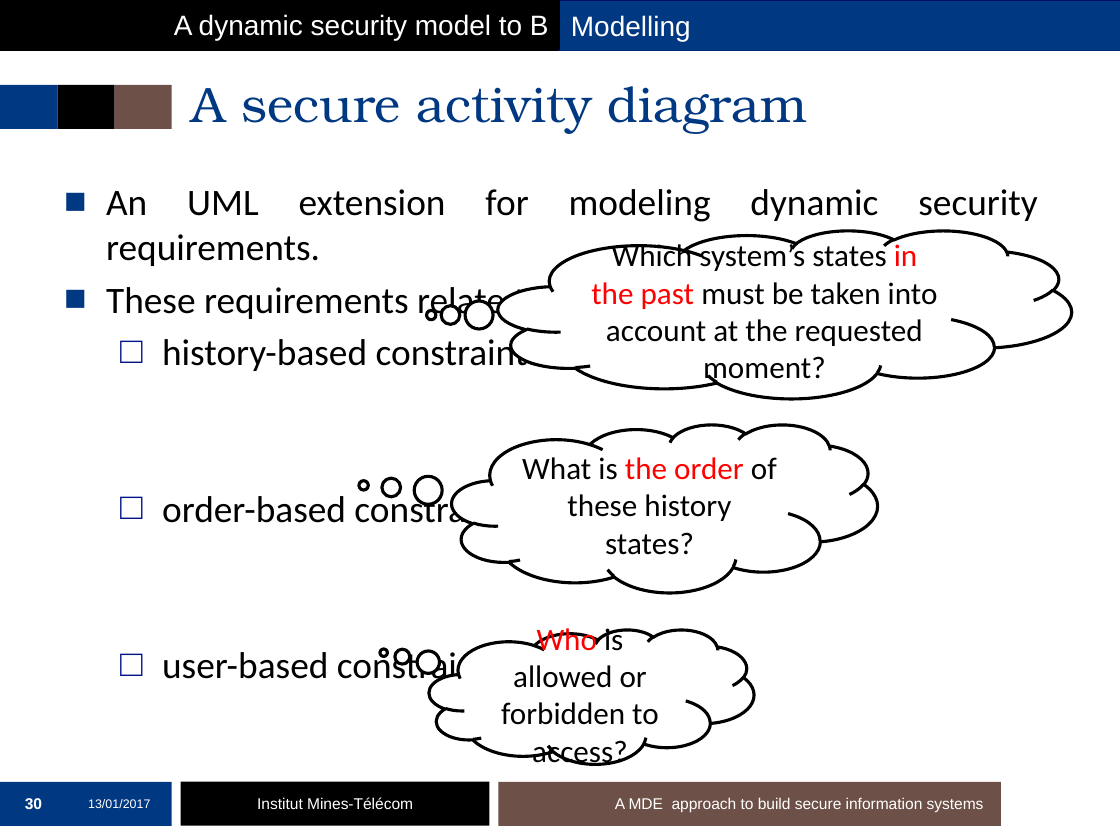
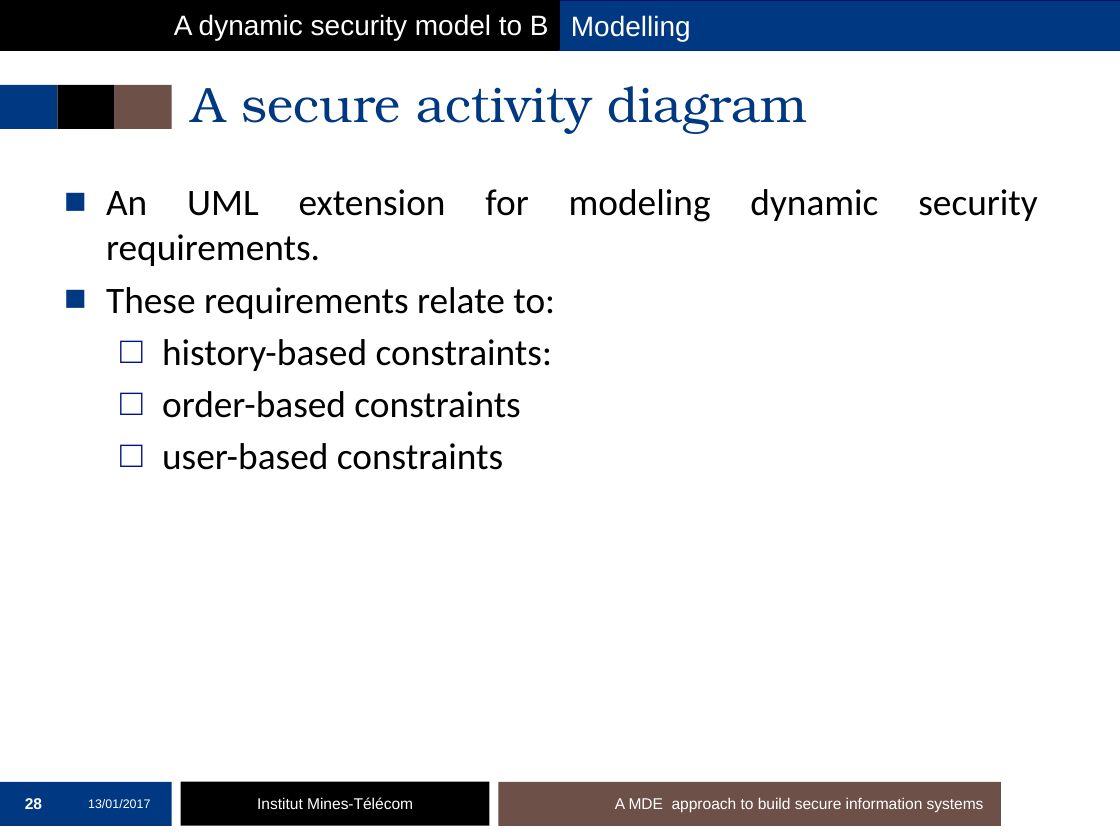
Before and after one commit to mai-ng/phdDefense, a slide deck: slide 28 of slides/presentation-defense.pptx (slide 30 before the commit). Drawn at 1120x840 pixels with LibreOffice and Linux fonts; fonts in the diff are those of the drawing; background and template pictures are left out. Boxes give left, top, right and bottom in pixels: in the first picture for what was removed or moved away, otherwise in the second. Text is boxed around its words. In the diff, an @@ line names an element or a change of style, - is before the commit and + after.

```diff
--- a/slides/presentation-defense.pptx
+++ b/slides/presentation-defense.pptx
@@ text "An UML extension for modeling ..." rewrapped from [106,189,1037,688] to [106,189,711,470] @@
@@ thought cloud removed at [498,231,1072,399] @@
-Which system’s states in the past must be taken into account at the requested moment?
@@ thought cloud removed at [451,424,877,592] @@
-What is the order of these history states?
@@ thought cloud removed at [429,629,754,764] @@
-Who is allowed or forbidden to access?
@@ page number at [25,798,42,809]: text changed @@
-30
+28
```
Also in this commit, not shown: 48 other slides changed, 3 slides removed.
